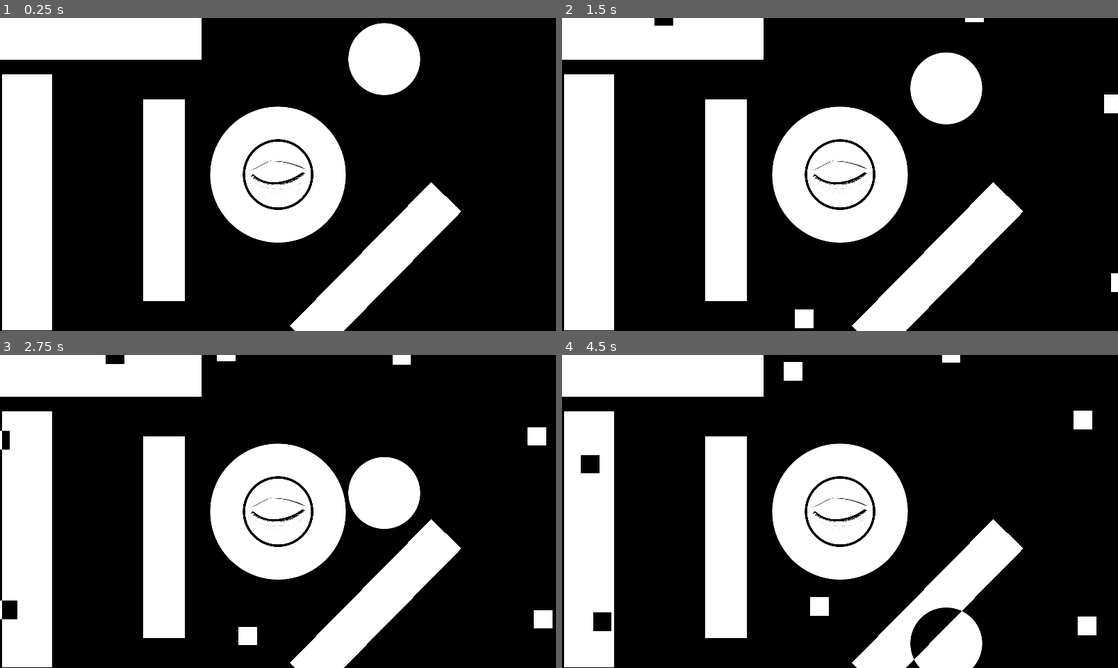
Above: before the commit, frames 1-4 (two rows, left to right).
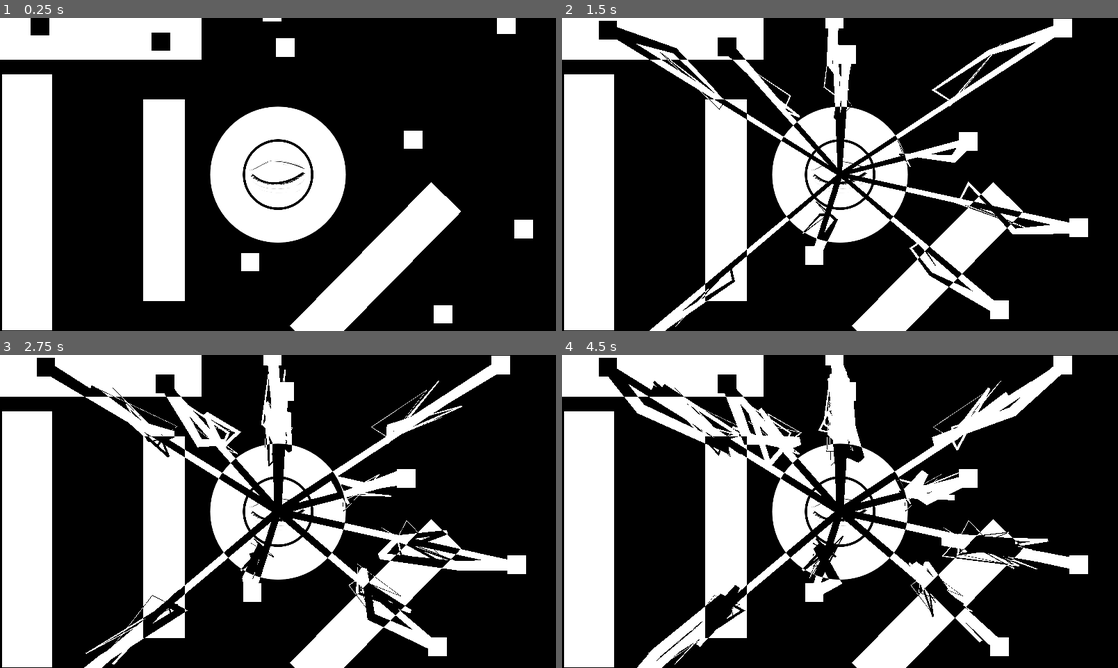
Above: after the commit, the same moments.

Repository: EakyRtk/Hypnopompic-Observer
Game: Godot game, scene res://test/test.tscn
The game is run twice, just before and just after one commit, with the same random seed, the same clock (stepped at 60 frames per second) and the same inputs.
Inputs:
- Up to frame 1 (0.25 s): no input
- Up to frame 2 (1.5 s): tap Enter (ui_accept) at 0.5, 1.35 s; hold Enter (ui_accept) 0.53-1.28 s
- Up to frame 3 (2.75 s): tap Enter (ui_accept) at 1.52, 1.82 s; hold Enter (ui_accept) from 2.03 s (still down)
- Up to frame 4 (4.5 s): release Enter (ui_accept) at 2.78 s; tap Enter (ui_accept) at 2.85, 3.02, 3.32, 4.35 s; hold Enter (ui_accept) 3.53-4.28 s

The runs differ from the first frame. In frame 1, 3.9% of the frame differs, in the area x 5-96%, y 0-98%; in frame 2, 12%; in frame 3, 15%; in frame 4, 18%, in the area x 3-97%, y 0-100%.

Commit message:
breaking effect

Diff:
--- a/Observer in Hypnopompia/Enemies/First Section Enemies/enemy.gd
+++ b/Observer in Hypnopompia/Enemies/First Section Enemies/enemy.gd
@@ -5,6 +5,11 @@
 static var max_evasion := 2
 
 @onready var enemy_sprite = $EnemySprite
+@onready var sequence_cooldown = $SequenceCooldown
+@onready var breakline = $breakline
+
+
+@onready var s_bullet = preload("res://Enemies/Invert Bullet/color_inverted_bullet.tscn")
 
 @export var bullet_size := 3
 @export var speed := 90
@@ -13,9 +18,10 @@
 #INFO: If black enemy summons under invert area it will result an invisible enemy.
 @export_enum("White/Inverted", "Black") var color_type := 0
 
+var center := Vector2(960, 540)
 var evasion := 0
 var can_move := true
-
+var no_sequence := false
 
 func _ready():
 
@@ -30,27 +36,55 @@
 
 #TODO: enemies will follow same sequence and fire a timer signal to redo it again
 func _do_sequence():
+	if no_sequence:
+		return
+
 	can_move = false
 	_random_move()
 	#TODO:shoot
-	await get_tree().create_timer(2).timeout
+	_shoot()
+	await get_tree().create_timer(randf_range(2, 2.8)).timeout
 	can_move = true
-	await get_tree().create_timer(2).timeout
+	await get_tree().create_timer(randf_range(2, 2.8)).timeout
 	#TODO:shoot
 	can_move = false
+	sequence_cooldown.start()
 
 func _move(delta):
 	if not can_move:
 		return
-	position += position.direction_to(Vector2(960, 540)) * delta * speed
+	position += position.direction_to(center) * delta * speed
 
 func _random_move():
 	var random_move_tween = create_tween()
 	random_move_tween.tween_property(self, "position",
-	 position + Vector2(randi_range(-rmove_range, rmove_range), randi_range(-rmove_range, rmove_range)), 2).set_trans(Tween.TRANS_QUAD).set_ease(Tween.EASE_IN_OUT)
+	 position + Vector2(randi_range(-rmove_range, rmove_range), randi_range(-rmove_range, rmove_range)), randf_range(0.9, 2.1)).set_trans(Tween.TRANS_QUAD).set_ease(Tween.EASE_IN_OUT)
+
+func _shoot():
+	for i in range(3):
+		var bullet = s_bullet.instantiate()
+		bullet.top_level = true
+		bullet.position = position
+		add_child(bullet)
+		await get_tree().create_timer(randf_range(0.2, 0.6)).timeout
+
+func do_break_effect():
+	can_move = false
+	no_sequence = true
+	breakline.add_point(Vector2.ZERO)
+	breakline.add_point(center - global_position)
+	await get_tree().create_timer(randf_range(0.3, 0.5)).timeout
+	var breaking_point = (center-global_position)/2
+	var breaking_point2 = (center-global_position)/randi_range(3, 6)
+	breakline.add_point(breaking_point, 1)
+	var f := 62
+	breakline.add_point(breaking_point + Vector2(randi_range(-f,f), randi_range(-f,f)), 1)
+	breakline.add_point(breaking_point2 - Vector2(randi_range(-f,f), randi_range(-f,f)), 1)
+
 
 func evade():
 	#TODO: implement
+
 	pass
 
 func hurt():
--- a/Observer in Hypnopompia/Enemies/First Section Enemies/enemy.tscn
+++ b/Observer in Hypnopompia/Enemies/First Section Enemies/enemy.tscn
@@ -7,7 +7,11 @@
 [sub_resource type="RectangleShape2D" id="RectangleShape2D_cokcj"]
 size = Vector2(70, 70)
 
-[node name="Enemy" type="Node2D"]
+[sub_resource type="Curve" id="Curve_wfn3f"]
+_data = [Vector2(0, 1), 0.0, -13.3104, 0, 0, Vector2(0.484211, 0.549451), -2.81414, -2.81414, 0, 0, Vector2(0.826316, 0.340659), 0.0, 0.0, 0, 0, Vector2(1, 0.153846), -13.0495, 0.0, 0, 0]
+point_count = 4
+
+[node name="Enemy" type="Node2D" groups=["enemy"]]
 script = ExtResource("1_88fdb")
 
 [node name="EnemySprite" type="Sprite2D" parent="."]
@@ -27,3 +31,11 @@
 one_shot = true
 
 [node name="SequenceCooldown" type="Timer" parent="."]
+wait_time = 2.0
+one_shot = true
+
+[node name="breakline" type="Line2D" parent="."]
+width = 40.0
+width_curve = SubResource("Curve_wfn3f")
+
+[connection signal="timeout" from="SequenceCooldown" to="." method="_do_sequence"]
--- a/Observer in Hypnopompia/Enemies/Invert Bullet/color_inverted_bullet.gd
+++ b/Observer in Hypnopompia/Enemies/Invert Bullet/color_inverted_bullet.gd
@@ -1,4 +1,9 @@
 extends Node2D
+
+@export var bullet_speed := 190
+
+func _process(delta):
+	position += position.direction_to(Vector2(960, 540)) * delta * bullet_speed
 
 func hurt():
 	#TODO: add stuff before deletion from the scene
--- /dev/null
+++ b/Observer in Hypnopompia/Player/player.gd
@@ -0,0 +1,7 @@
+extends Node2D
+
+
+func _unhandled_input(event):
+	if event.is_action_pressed("ui_accept"):
+		for enemy in get_tree().get_nodes_in_group("enemy"):
+			enemy.do_break_effect()
--- a/Observer in Hypnopompia/project.godot
+++ b/Observer in Hypnopompia/project.godot
@@ -22,7 +22,6 @@
 
 window/size/viewport_width=1920
 window/size/viewport_height=1080
-window/size/mode=3
 window/size/window_width_override=960
 window/size/window_height_override=540
 window/stretch/mode="canvas_items"
--- a/Observer in Hypnopompia/test/test.tscn
+++ b/Observer in Hypnopompia/test/test.tscn
@@ -1,7 +1,8 @@
-[gd_scene load_steps=20 format=3 uid="uid://hylnr25f8v8n"]
+[gd_scene load_steps=21 format=3 uid="uid://hylnr25f8v8n"]
 
 [ext_resource type="Shader" path="res://Systems/inverter.gdshader" id="2_stj0m"]
 [ext_resource type="Texture2D" uid="uid://ccay83kb64imt" path="res://Player/eye_b.png" id="2_ye4ly"]
+[ext_resource type="Script" path="res://Player/player.gd" id="3_3uvl8"]
 [ext_resource type="Texture2D" uid="uid://cetyw1tfdoh2e" path="res://test/test_bakcground.png" id="3_071tn"]
 [ext_resource type="PackedScene" uid="uid://c30k3tgjk8k65" path="res://Enemies/First Section Enemies/enemy.tscn" id="4_300yu"]
 [ext_resource type="Texture2D" uid="uid://iusgnv16gbp0" path="res://Enemies/white_circle.png" id="5_nxpov"]
@@ -53,7 +54,40 @@
 
 [node name="InvertedObjects" type="Node2D" parent="."]
 
-[node name="EyeTest" type="Sprite2D" parent="."]
+[node name="Enemy" parent="InvertedObjects" instance=ExtResource("4_300yu")]
+position = Vector2(119, 17)
+
+[node name="Enemy2" parent="InvertedObjects" instance=ExtResource("4_300yu")]
+position = Vector2(540, 65)
+
+[node name="Enemy11" parent="InvertedObjects" instance=ExtResource("4_300yu")]
+position = Vector2(939, -42)
+
+[node name="Enemy12" parent="InvertedObjects" instance=ExtResource("4_300yu")]
+position = Vector2(987, 80)
+
+[node name="Enemy13" parent="InvertedObjects" instance=ExtResource("4_300yu")]
+position = Vector2(1448, 414)
+
+[node name="Enemy14" parent="InvertedObjects" instance=ExtResource("4_300yu")]
+position = Vector2(1768, 10)
+
+[node name="Enemy15" parent="InvertedObjects" instance=ExtResource("4_300yu")]
+position = Vector2(1547, 1037)
+
+[node name="Enemy16" parent="InvertedObjects" instance=ExtResource("4_300yu")]
+position = Vector2(1830, 734)
+
+[node name="Enemy17" parent="InvertedObjects" instance=ExtResource("4_300yu")]
+position = Vector2(857, 864)
+
+[node name="Enemy18" parent="InvertedObjects" instance=ExtResource("4_300yu")]
+position = Vector2(167, 1206)
+
+[node name="Node2D" type="Node2D" parent="."]
+script = ExtResource("3_3uvl8")
+
+[node name="EyeTest" type="Sprite2D" parent="Node2D"]
 position = Vector2(960, 540)
 scale = Vector2(0.5, 0.5)
 texture = ExtResource("2_ye4ly")
@@ -64,36 +98,8 @@
 scale = Vector2(1.13281, 1)
 texture = SubResource("GradientTexture2D_qcvj7")
 
-[node name="Enemy" parent="." instance=ExtResource("4_300yu")]
-position = Vector2(173, 486)
-color_type = 1
-
-[node name="Enemy2" parent="." instance=ExtResource("4_300yu")]
-position = Vector2(251, -96)
-
-[node name="Enemy3" parent="." instance=ExtResource("4_300yu")]
-position = Vector2(725, -194)
-
-[node name="Enemy4" parent="." instance=ExtResource("4_300yu")]
-position = Vector2(1511, -121)
-
-[node name="Enemy5" parent="." instance=ExtResource("4_300yu")]
-position = Vector2(2035, 263)
-
-[node name="Enemy6" parent="." instance=ExtResource("4_300yu")]
-position = Vector2(2055, 961)
-
-[node name="Enemy8" parent="." instance=ExtResource("4_300yu")]
-position = Vector2(-194, 215)
-
-[node name="Enemy9" parent="." instance=ExtResource("4_300yu")]
-position = Vector2(-174, 913)
-
-[node name="Enemy7" parent="." instance=ExtResource("4_300yu")]
-position = Vector2(803, 1169)
-
 [node name="hitboxtest" type="RigidBody2D" parent="."]
-position = Vector2(1336, 126)
+position = Vector2(2504, 301)
 gravity_scale = 0.1
 
 [node name="CollisionShape2D" type="CollisionShape2D" parent="hitboxtest"]
@@ -111,6 +117,7 @@
 texture = ExtResource("5_nxpov")
 
 [node name="InverterStuff" type="Node2D" parent="."]
+z_index = 1
 
 [node name="ColorRect" type="ColorRect" parent="InverterStuff"]
 visible = false
Not shown: 1 places in Observer in Hypnopompia/Enemies/First Section Enemies/enemy.tscn that only renumber resources
